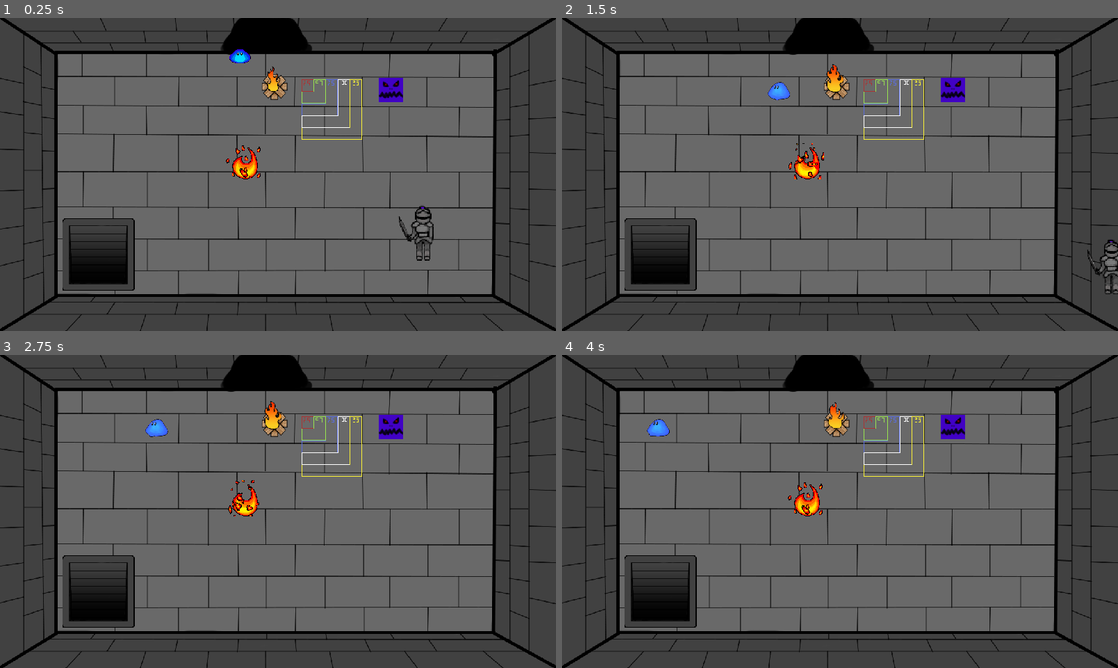
Above: before the commit, frames 1-4 (two rows, left to right).
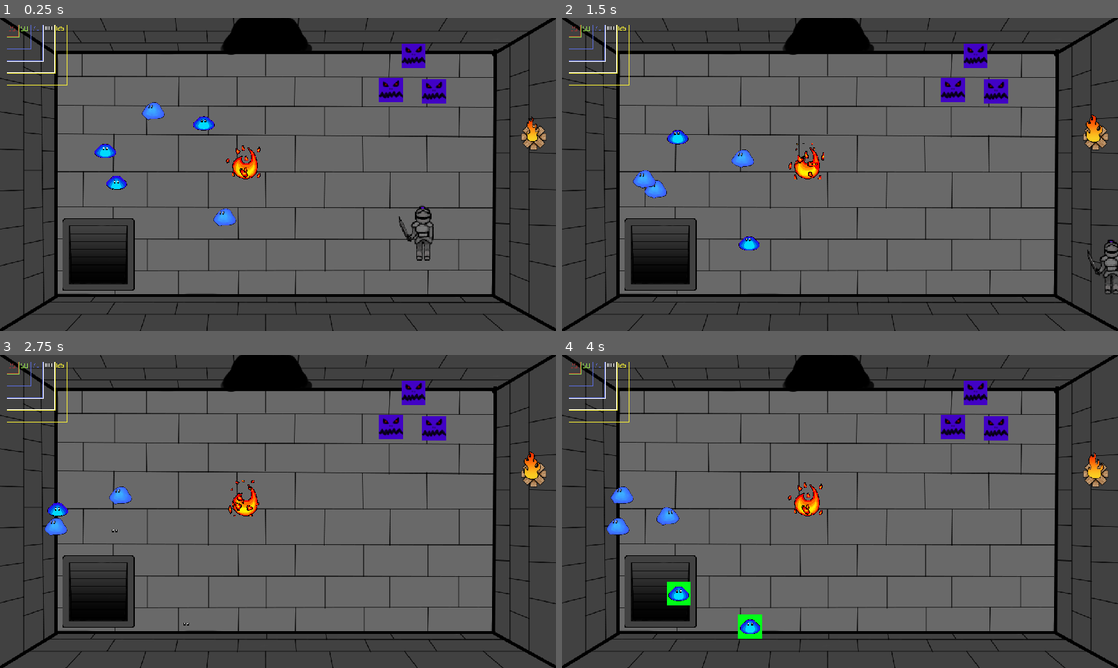
Above: after the commit, the same moments.

Repository: Damian-Wilding/DUNGEON_TIME
Game: Godot game, scene res://Test_Scene.tscn
Same seed, same stepped clock (60 frames per second), same inputs: the game is played once before the commit and once after it. The project has no main scene, so this scene is started directly.
Inputs:
- Up to frame 1 (0.25 s): no input
- Up to frame 2 (1.5 s): hold Right (move_right) 0.53-1.28 s; hold Space (attack) 0.53-1.28 s; hold Down (move_down) from 1.28 s (still down); tap Space (attack) at 1.35 s
- Up to frame 3 (2.75 s): release Down (move_down) at 2.03 s; hold Right (move_right) from 2.03 s (still down); hold Space (attack) from 2.03 s (still down)
- Up to frame 4 (4 s): release Right (move_right) at 2.78 s; release Space (attack) at 2.78 s; hold Up (move_up) 2.78-3.53 s; tap Space (attack) at 2.85 s; hold Left (move_left) from 3.53 s (still down); hold Space (attack) from 3.53 s (still down)

The runs differ from the first frame. In frame 1, 2.6% of the frame differs, in the area x 1-99%, y 2-67%; in frame 2, 2.7%; in frame 3, 2.5%; in frame 4, 3.1%, in the area x 1-99%, y 2-91%.

Commit message:
added hp

Diff:
--- a/Main.gd
+++ b/Main.gd
@@ -207,3 +207,9 @@
 	# Move the Player and Camera to be in Room4.
 	_move_camera_down()
 	_move_player_through_lower_door()
+
+
+# This is called when the player gets a game over during this scene.
+func _on_player_gameover():
+	# Reload the current scene. This lets the player start over at the beginning.
+	get_tree().reload_current_scene()
--- a/Player.gd
+++ b/Player.gd
@@ -1,6 +1,7 @@
 extends CharacterBody2D
 
 signal hit
+signal gameover
 var speed = 350
 var hp
 var screen_size
@@ -193,6 +194,20 @@
 	is_player_attacking = true
 
 
+# This is called when the player takes damage.
+func _take_damage():
+	# Check that the player has more than 1 hp.
+	if hp > 1:
+		# Lowers the player's hp by 1.
+		hp -= 1
+		print("Player - damage taken ")
+	else:
+		# If the enemy has 1 hp or less, then the player needs to be killed (deleted).
+		queue_free()
+		# Let the main scene know that it's time to initiate gameover protocol.
+		gameover.emit()
+
+
 # This is called when the player's attack timer runs out.
 func _on_attack_timer_timeout():
 	# Hide the attack hitbox since the players attack has ended.
@@ -205,3 +220,11 @@
 func _on_attack_cooldown_timer_timeout():
 	# Tell the game that the player is no longer attacking.
 	is_player_attacking = false
+
+
+# This is called when the player collides with a body hitbox.
+func _on_collision_with_enemies_hitbox_parent_body_entered(body):
+	# Check to see if the hitbox belongs to an enemy or not.
+	if body.is_in_group("Enemy"):
+		# Have the player take damage.
+		_take_damage()
--- a/Player.tscn
+++ b/Player.tscn
@@ -106,7 +106,7 @@
 script = ExtResource("1_vcgm3")
 
 [node name="PlayerHitbox" type="CollisionShape2D" parent="."]
-visibility_layer = 493
+visibility_layer = 492
 position = Vector2(11, 2)
 shape = SubResource("RectangleShape2D_7pcjp")
 
@@ -137,6 +137,14 @@
 wait_time = 0.3
 one_shot = true
 
+[node name="CollisionWithEnemiesHitboxParent" type="Area2D" parent="." groups=["Player"]]
+
+[node name="CollisionWithEnemiesHitbox" type="CollisionShape2D" parent="CollisionWithEnemiesHitboxParent"]
+visibility_layer = 492
+position = Vector2(11, 2)
+shape = SubResource("RectangleShape2D_7pcjp")
+
 [connection signal="body_entered" from="AttackHitboxParent" to="." method="_on_hitbox_parent_body_entered"]
 [connection signal="timeout" from="AttackCooldownTimer" to="." method="_on_attack_cooldown_timer_timeout"]
 [connection signal="timeout" from="AttackTimer" to="." method="_on_attack_timer_timeout"]
+[connection signal="body_entered" from="CollisionWithEnemiesHitboxParent" to="." method="_on_collision_with_enemies_hitbox_parent_body_entered"]
--- a/Slime.gd
+++ b/Slime.gd
@@ -79,7 +79,9 @@
 func _take_damage():
 	# Check that the enemy has more than 1 hp.
 	if hp > 1:
+		# Lowers the enemy's hp by 1.
 		hp -= 1
+		print("Enemy - damage taken")
 	else:
 		# If the enemy has 1 hp or less, then they need to be killed (deleted).
 		queue_free()
@@ -117,8 +119,6 @@
 func _on_slime_hitbox_parent_body_entered(body):
 	# Check to see if the body is the player's body. (If it's not, then we don't care.)
 	if body.name == "Player":
-		# Delete the player.
-		body.queue_free()
 		# Have the enemy take damage.
 		_take_damage()
 
@@ -127,5 +127,5 @@
 func _on_slime_hitbox_parent_area_entered(area):
 	# Check to see if the Area2D is the player's AttackHitbox.
 	if area.name == "AttackHitboxParent":
-		# Delete this enemy.
-		queue_free()
+		# Have the enemy take damage.
+		_take_damage()
--- a/Test_Scene.gd
+++ b/Test_Scene.gd
@@ -11,7 +11,8 @@
 	pass
 
 
-# This is called if the "player has been hit" signal has been emitted.
-func _on_player_hit():
-	# Kill (delete) the player.
-	$Player.queue_free()
+
+
+
+func _on_player_gameover():
+	get_tree().reload_current_scene()
--- a/Test_Scene.tscn
+++ b/Test_Scene.tscn
@@ -28,6 +28,12 @@
 [node name="Enemy" parent="." instance=ExtResource("2_qe32p")]
 position = Vector2(810, 149)
 
+[node name="Enemy3" parent="." instance=ExtResource("2_qe32p")]
+position = Vector2(857, 78)
+
+[node name="Enemy2" parent="." instance=ExtResource("2_qe32p")]
+position = Vector2(899, 152)
+
 [node name="Player" parent="." instance=ExtResource("1_m7klh")]
 position = Vector2(866, 446)
 
@@ -44,13 +50,25 @@
 position = Vector2(506, 296)
 
 [node name="Campfire" parent="." instance=ExtResource("5_cw3lc")]
-position = Vector2(449, 27)
+position = Vector2(986, 131)
 
 [node name="Slime" parent="." instance=ExtResource("7_epohg")]
-position = Vector2(499, 40)
+position = Vector2(424, 179)
+
+[node name="Slime2" parent="." instance=ExtResource("7_epohg")]
+position = Vector2(342, 181)
+
+[node name="Slime3" parent="." instance=ExtResource("7_epohg")]
+position = Vector2(490, 401)
+
+[node name="Slime4" parent="." instance=ExtResource("7_epohg")]
+position = Vector2(242, 343)
+
+[node name="Slime5" parent="." instance=ExtResource("7_epohg")]
+position = Vector2(220, 236)
 
 [node name="SizeReferences" type="Sprite2D" parent="."]
-position = Vector2(690, 192)
+position = Vector2(79, 79)
 texture = ExtResource("9_f284u")
 
-[connection signal="hit" from="Player" to="." method="_on_player_hit"]
+[connection signal="gameover" from="Player" to="." method="_on_player_gameover"]
--- a/main.tscn
+++ b/main.tscn
@@ -51,3 +51,4 @@
 [connection signal="door10_entered" from="Room5" to="." method="_on_room_5_door_10_entered"]
 [connection signal="door11_entered" from="Room6" to="." method="_on_room_6_door_11_entered"]
 [connection signal="door12_entered" from="Room7" to="." method="_on_room_7_door_12_entered"]
+[connection signal="gameover" from="Player" to="." method="_on_player_gameover"]
--- a/slime.tscn
+++ b/slime.tscn
@@ -347,8 +347,8 @@
 animation = &"idle"
 
 [node name="CollisionShape2D" type="CollisionShape2D" parent="."]
-light_mask = 8
-visibility_layer = 16
+light_mask = 16
+visibility_layer = 8
 position = Vector2(0, -1)
 rotation = 1.5708
 shape = SubResource("CapsuleShape2D_4l0rk")
